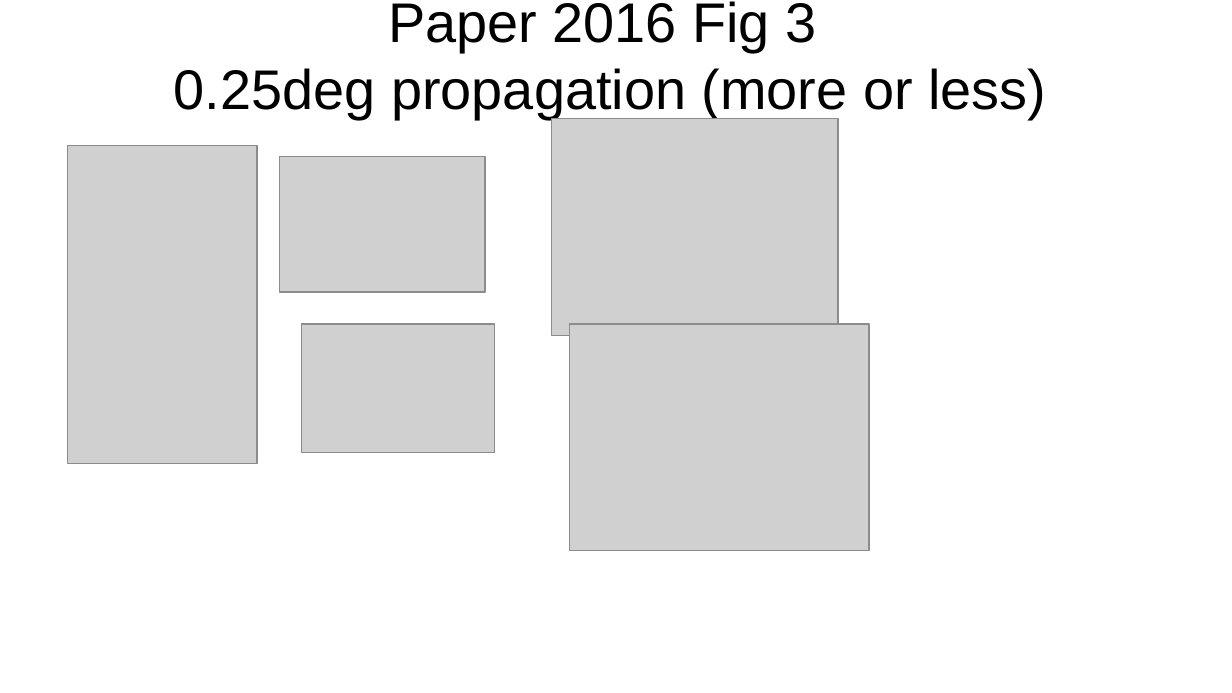
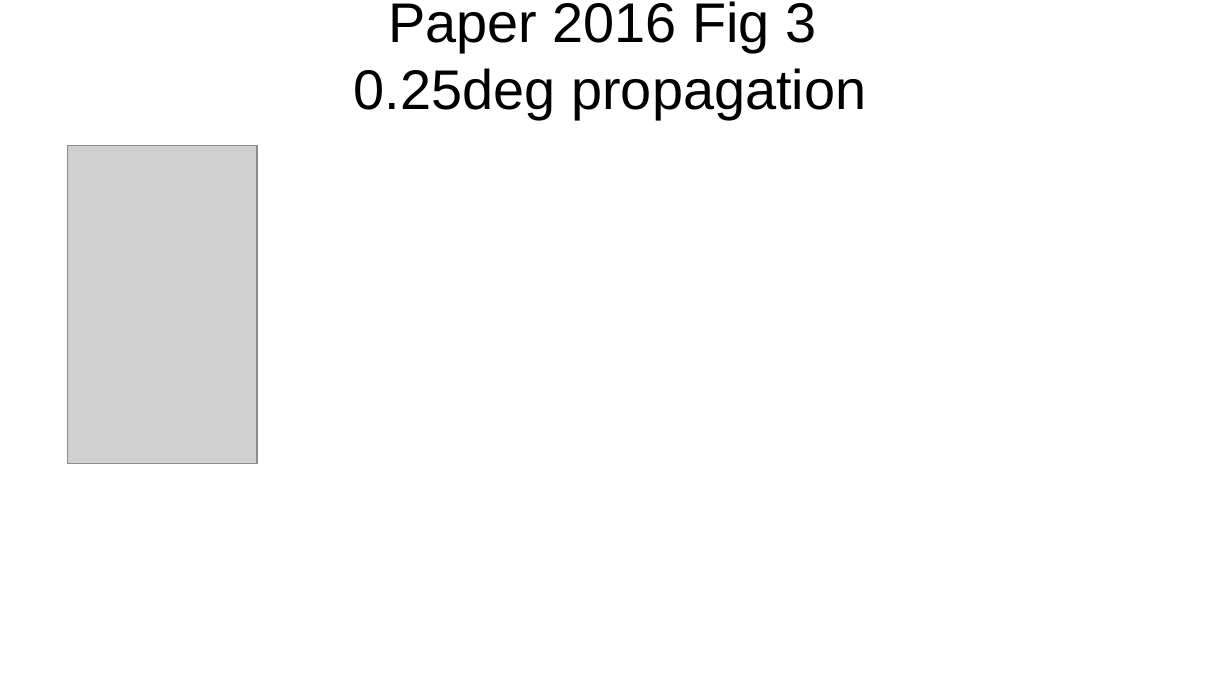
Before and after one commit to srio/paper-guigay-resources, a slide deck: slide 9 of scripts_new/extra/PaperGuigay2016v2.pptx (slide 8 before the commit). Drawn at 1232x693 pixels with LibreOffice and Linux fonts; fonts in the diff are those of the drawing; grey boxes stand for pictures. Boxes give left, top, right and bottom in pixels: in the first picture for what was removed or moved away, otherwise in the second. Text is boxed around its words. In the diff, an @@ line names an element or a change of style, - is before the commit and + after.

```diff
--- a/scripts_new/extra/PaperGuigay2016v2.pptx
+++ b/scripts_new/extra/PaperGuigay2016v2.pptx
@@ text at [354,1,866,119]: text changed @@
-Paper 2016 Fig 3
-0.25deg propagation (more or less)
+Paper 2016 Fig 3
+0.25deg propagation
@@ picture removed at [551,119,838,335] @@
@@ picture removed at [279,157,485,292] @@
@@ picture removed at [302,324,495,453] @@
@@ picture removed at [570,324,870,550] @@
```
Also in this commit, not shown: 5 other slides changed, 1 other file.
